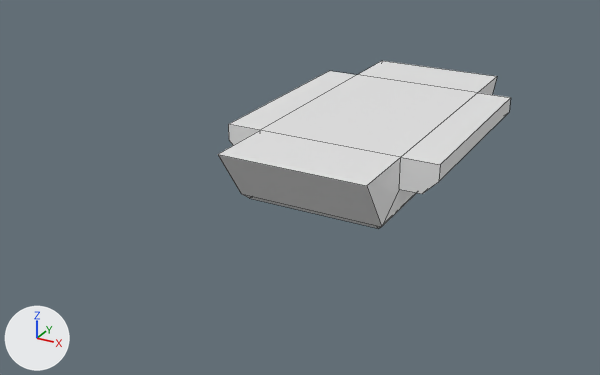
What one commit did to the Blender file Steps on the bears ship/Assets/Graphic/Models/Eviroment/Lamps/Lamp001.blend.
Before and after are seen from a 50 mm camera at (4.46, -10.34, 4.22) aimed at (-0.8, -0.77, -0.56). Lighting does not change. The marker at lower left points along +X, +Y and +Z. The older version comes first. Mesh edges are drawn as thin lines.
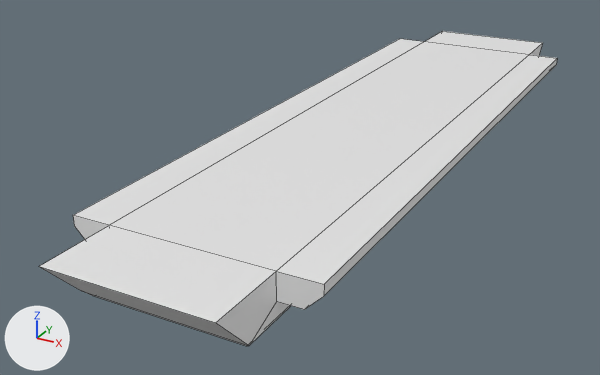
The change, as a list of edits to the scene's bpy script:
```text
Change me_cube_001:
    used by ob_cube; location = (0.0, 0.0, 0.0)
    remove me_cube_001.from_pydata(...)  # 124 vertices, 90 faces; spans x -1.5..1.5, y -2.5..2.5, z -0.3..0.5
    add me_cube_001.from_pydata(...)  # 124 vertices, 90 faces; spans x -1.5..1.5, y -5.5..5.5, z -0.2..0.4
    me_cube_001 part 1: all 6 vertices in x -1.5..1.5, y -2.5..-1.5, z 0.5 are moved by (0.0, -3.0, -0.1)
    me_cube_001 part 2: all 8 vertices in x -1.0..1.0, y -2.0..-1.75, z -0.3..-0.23 are moved by (0.0, -3.0, 0.1)
    me_cube_001 part 3: all 6 vertices in x -1.5..1.5, y 1.5..2.5, z 0.5 are moved by (0.0, 3.0, -0.1)
    me_cube_001 part 4: all 8 vertices in x -1.0..1.0, y 1.75..2.0, z -0.3..-0.23 are moved by (0.0, 3.0, 0.1)
    other edits to the shape of me_cube_001 do not show in these pictures
```

Where the change shows, as pixel boxes [x1, y1, x2, y2] in the pictures (600 x 375 px; the box of a moved part takes in the faces that stretch with it):
'Cube', reshaped (77% wider, 88% taller)
    before: [218, 61, 511, 228]
    after: [39, 31, 557, 346]
part 1 of me_cube_001, moved or reshaped
    before: [218, 124, 440, 227]
    after: [39, 215, 324, 345]
part 2 of me_cube_001, moved or reshaped
    before: [242, 194, 381, 228]
    after: [85, 292, 249, 346]
part 3 of me_cube_001, moved or reshaped
    before: [230, 61, 511, 181]
    after: [74, 31, 557, 296]
part 4 of me_cube_001, moved or reshaped
    before: [383, 189, 416, 225]
    after: [250, 301, 291, 344]
